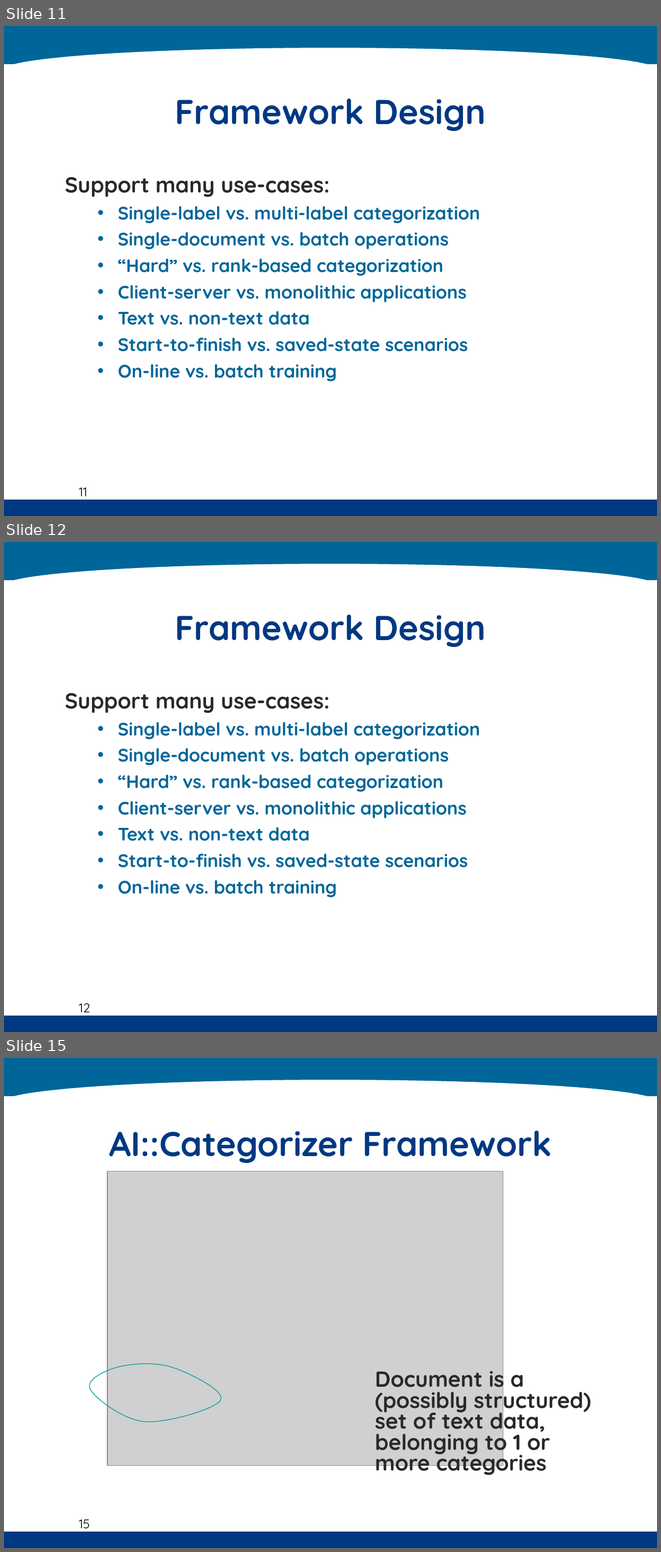
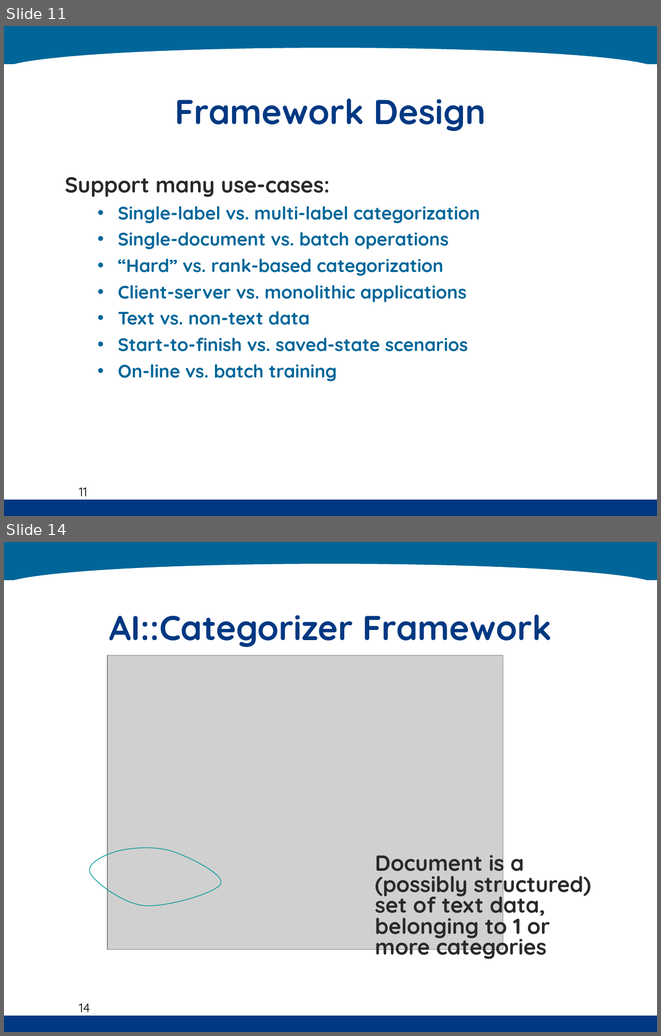
Before and after one commit to kenahoo/tcframe, a slide deck: doc/Thesis Seminar.ppt. Shown one above the other, each under a label of ours: slides 11, 12 and 15 before the commit, slides 11 and 14 after it; the slides between them are not shown. The pictures are 661x1552 and 661x1036 pixels, drawn with LibreOffice and Linux fonts; fonts in the diff are those of the drawing; grey boxes stand for pictures; background and template pictures are left out. Boxes give left, top, right and bottom in pixels: in the first picture for what was removed or moved away, otherwise in the second. Text is boxed around its words. In the diff, an @@ line names an element or a change of style, - is before the commit and + after.

```diff
--- a/doc/Thesis Seminar.ppt
+++ b/doc/Thesis Seminar.ppt
@@ slide 12 removed at (4,542,657,1032), background #FFFFFF; not listed: 4 template elements that a slide beside it also shows @@
@@ title removed at (175,615,486,647) @@
-Framework Design
@@ text removed at (65,693,480,897) @@
-Support many use-cases:
-  • Single-label vs. multi-label categorization
-  • Single-document vs. batch operations
-  • “Hard” vs. rank-based categorization
-  • Client-server vs. monolithic applications
-  • Text vs. non-text data
-  • Start-to-finish vs. saved-state scenarios
-  • On-line vs. batch training
@@ what was slide 15 is now slide 14 @@
@@ page number at (79,1003,90,1016): text changed @@
-15
+14
```
Also in this commit, not shown: 8 slides changed, 2 slides added, 1 other slide removed.
